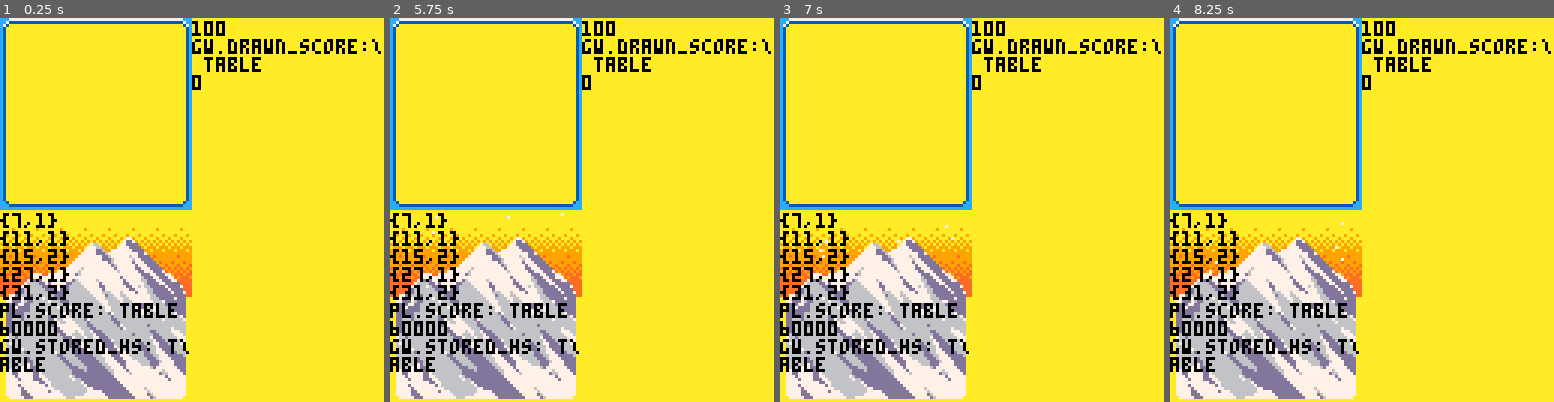
Above: before the commit, frames 1-4 (left to right).
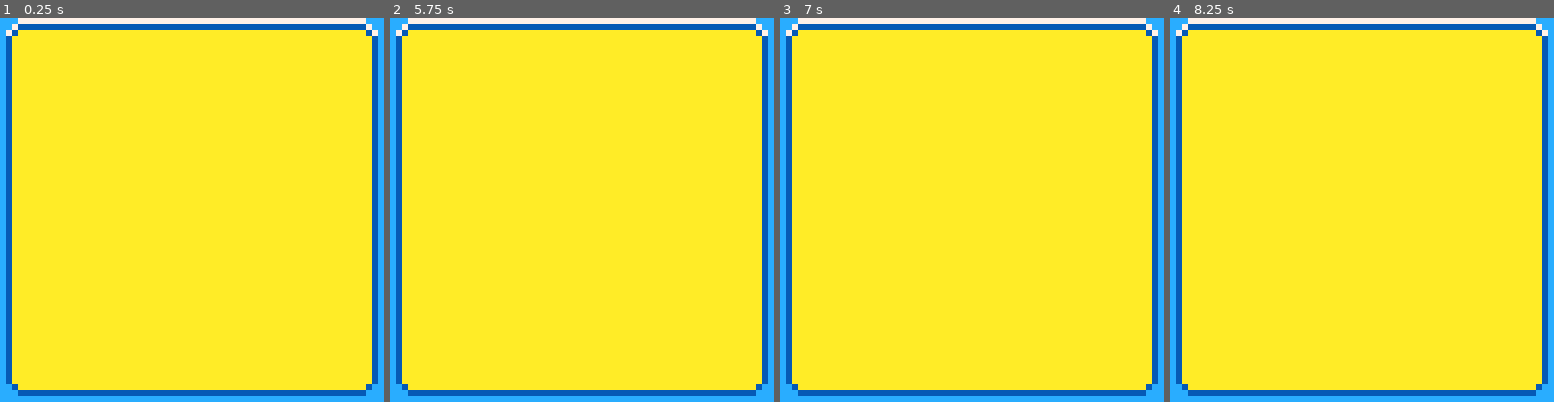
Above: after the commit, the same moments.

Repository: lawruble13/drumbleat
Game: PICO-8 cartridge drumbleat.p8
Two runs of this game, one before a commit and one after it. Both use one fixed random seed, a clock stepped at 60 frames per second and the inputs below.
Inputs:
- Up to frame 1 (0.25 s): no input
- Up to frame 2 (5.75 s): tap X (X key) at 0.33, 1.07, 1.85, 2.97, 4.08, 5.2 s; tap O (Z key) at 0.7, 1.7, 2.1, 2.5, 2.9, 3.3, 3.7, 4.1, 4.5, 4.9, 5.3, 5.7 s; hold Right 1.6-2.1 s; hold Up 2.15-2.42 s; hold Right 2.47-3.03 s; hold Left 3.08-3.58 s; hold Down 3.63-3.97 s; hold Right 4.02-4.68 s; hold Up 4.73-5.03 s; hold Left 5.08-5.68 s; hold Down from 5.73 s (still down)
- Up to frame 3 (7 s): release Down at 6.03 s; hold Right 6.08-6.58 s; tap O (Z key) at 6.1, 6.5, 6.9 s; tap X (X key) at 6.32 s; hold Right from 6.63 s (still down)
- Up to frame 4 (8.25 s): release Right at 7.13 s; hold Up 7.18-7.45 s; tap O (Z key) at 7.3, 7.7, 8.1 s; tap X (X key) at 7.43 s; hold Right 7.5-8.07 s; hold Left from 8.12 s (still down)

The runs differ from the first frame. In frame 1, 32% of the frame differs, in the area x 0-100%, y 0-100%; in frame 2, 32%; in frame 3, 32%; in frame 4, 32%.

Commit message:
Disabled debug, regenerated html

Diff:
--- a/drumbleat.p8
+++ b/drumbleat.p8
@@ -9,7 +9,7 @@
 function _init()
 	-- set me to step thru frames
 	fstep=false
-	debug_info=true
+	debug_info=false
 	record_state=false
 	record_tiles=false
 	general_debug=false
@@ -312,7 +312,7 @@
 	}
 	draw_specs(boxspec)
 	cursor(16,16)
-	color(1)
+	color(5)
 	print("distance")
 	local score_str=tostr(pl.score)
 	cursor(32-#score_str*2,23)
@@ -326,7 +326,7 @@
 		{52,31,1,1,87,0,0,0}
 	}
 	draw_specs(boxspec)
-	color(1)
+	color(5)
 	cursor(10,33)
 	print("high score!")
 end
@@ -338,7 +338,7 @@
 		{52,31,1,1,87,0,0,0}
 	}
 	draw_specs(boxspec)
-	color(1)
+	color(5)
 	cursor(12,33)
 	print("prev best:")
 	boxspec = {
@@ -388,7 +388,7 @@
 				{54,2,1,7/8,71,0,0,0}
 			}
 			draw_specs(boxspec)
-			color(1)
+			color(5)
 			cursor(32-2*#alert_str,3)
 			print(alert_str)
 			alert_dur -= 1
@@ -404,7 +404,7 @@
 			gw.drawn_score += 5
 		end
 	end
-	color(1)
+	color(5)
  camera(0,0)
  cursor(gw.lx+1, gw.ty+1)
  print(gw.drawn_score,5)
Not shown, changed: index.js
